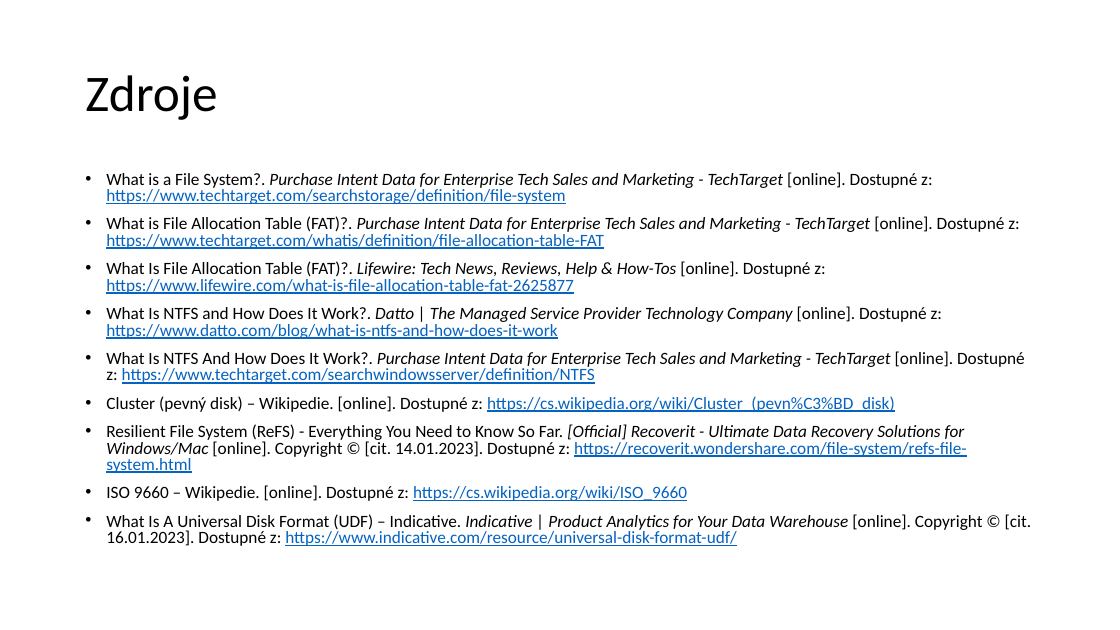
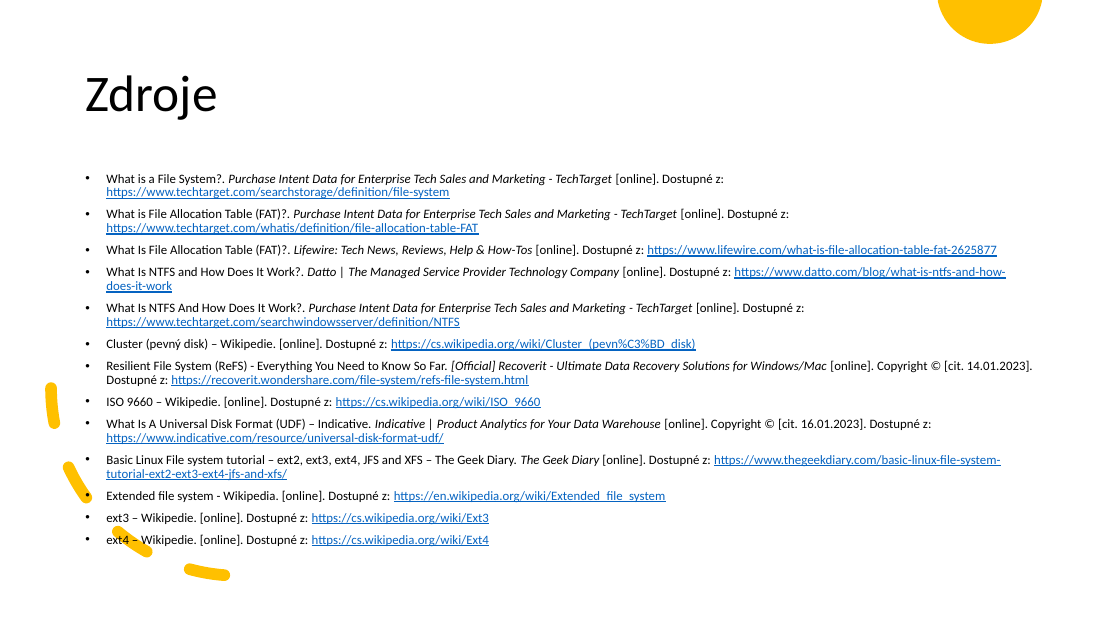
Before and after one commit to horvos/souborovesystemy, a slide deck: slide 15 of horvath.pptx (slide 11 before the commit). Drawn at 1120x630 pixels with LibreOffice and Linux fonts; fonts in the diff are those of the drawing. Boxes give left, top, right and bottom in pixels: in the first picture for what was removed or moved away, otherwise in the second. Text is boxed around its words. In the diff, an @@ line names an element or a change of style, - is before the commit and + after.

Commit message:
Updated

```diff
--- a/horvath.pptx
+++ b/horvath.pptx
@@ freeform shape added at box(938, 0, 1042, 44), fill #FFC000 @@
@@ text at box(106, 173, 1033, 444): size 14.8 to 11 pt in "What is a File System?. Purchase Intent ...", "What is File Allocation Table (FAT)?. Purchase ...", "What Is File Allocation Table (FAT)?. Lifewire: ...", "What Is NTFS and How Does It ..." and 5 more places; line spacing 0.8 to 0.9; less space between paragraphs @@
@@ arc (boxed as its full ellipse) added at box(51, 201, 427, 576), outline #FFC000 10 pt dashed @@
@@ text at box(106, 454, 1000, 548): paragraphs added @@
+• Basic Linux File system tutorial – ext2, ext3, ext4, JFS and XFS – The Geek Diary. The Geek Diary [online]. Dostupné z: https://www.thegeekdiary.com/basic-linux-file-system-tutorial-ext2-ext3-ext4-jfs-and-xfs/
+• Extended file system - Wikipedia. [online]. Dostupné z: https://en.wikipedia.org/wiki/Extended_file_system
+• ext3 – Wikipedie. [online]. Dostupné z: https://cs.wikipedia.org/wiki/Ext3
+• ext4 – Wikipedie. [online]. Dostupné z: https://cs.wikipedia.org/wiki/Ext4
```
Also in this commit, not shown: 1 other slide changed, 4 slides added.
